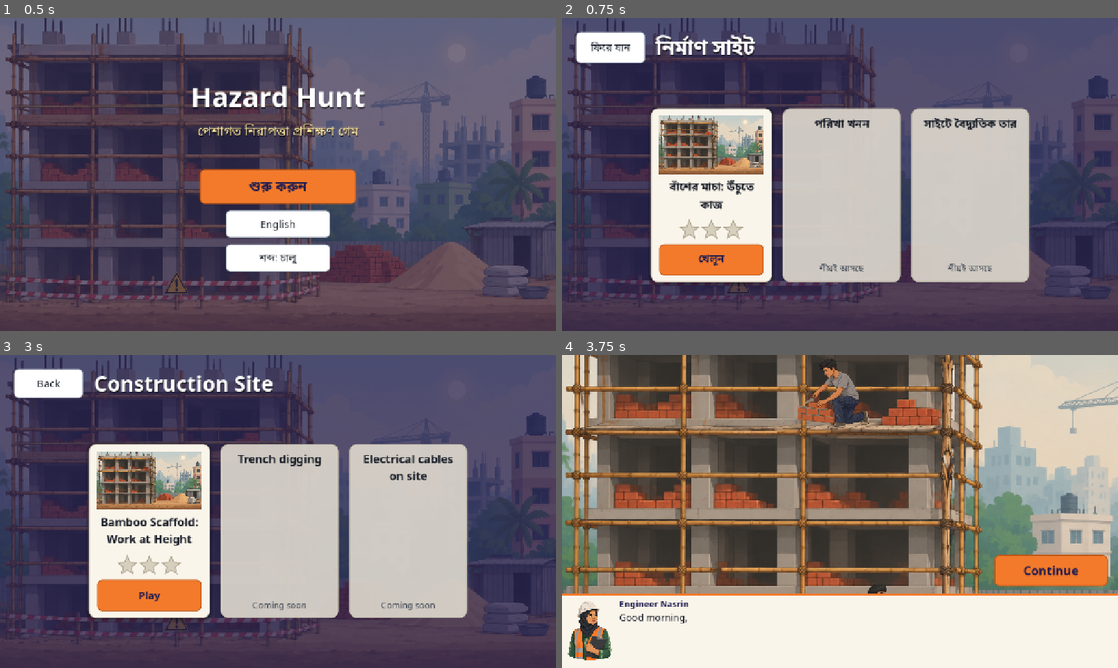
Above: before the commit, frames 1-4 (two rows, left to right).
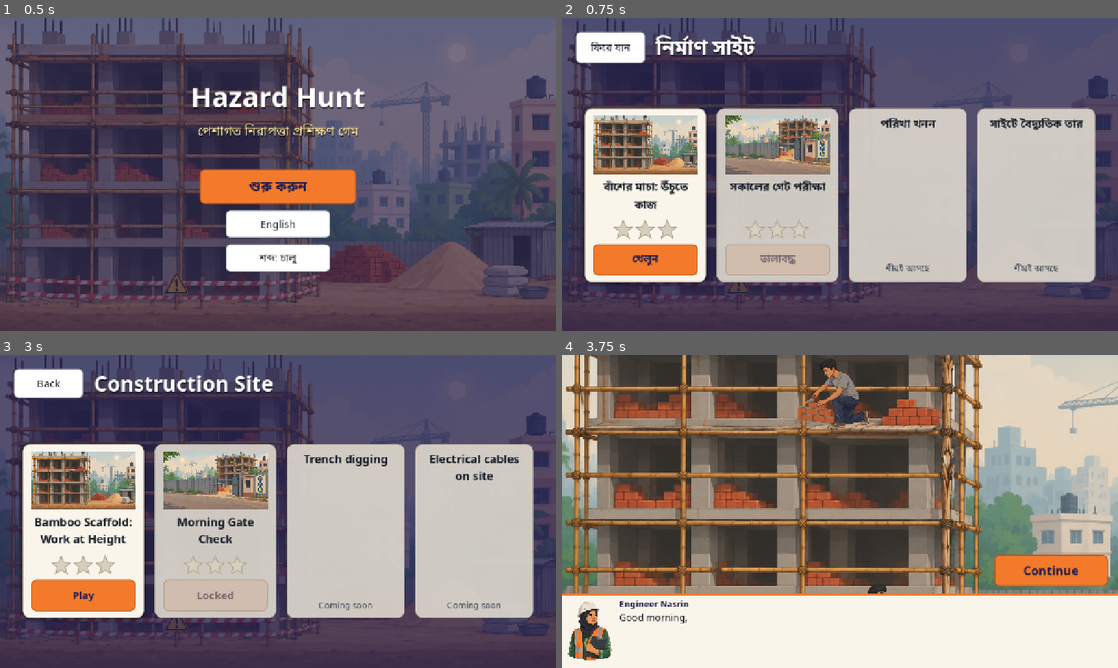
Above: after the commit, the same moments.

Repository: shourovrm/hazard-hunt
Game: Godot game, scene res://game/main_menu.tscn
Same seed, same stepped clock (60 frames per second), same inputs: the game is played once before the commit and once after it.
Inputs:
- Up to frame 1 (0.5 s): no input
- Up to frame 2 (0.75 s): click "শুরু করুন" at 0.5 s
- Up to frame 3 (3 s): click "ফিরে যান" at 1.25 s; click "English" at 2 s; click "Start" at 2.75 s
- Up to frame 4 (3.75 s): click "Play" at 3.5 s

Frame 1 is identical in both runs. In frame 2, 29% of the frame differs, in the area x 4-96%, y 28-86%; in frame 3, 29%, in the area x 4-96%, y 28-85%; in frame 4, nothing differs.

Commit message:
feat: add gate check scoring and hazard-free cases

Diff:
--- a/core/case_loader.gd
+++ b/core/case_loader.gd
@@ -4,9 +4,12 @@
 ## enough to play, so the UI never meets missing data.
 
 const REQUIRED_CASE_KEYS: Array[String] = ["id", "title", "scene", "intro", "hazards", "questions", "outcome"]
-const QUESTION_TYPES: Array[String] = ["single_choice", "multi_select", "ordering", "dialogue", "drag_ppe"]
+const QUESTION_TYPES: Array[String] = [
+	"single_choice", "multi_select", "ordering", "dialogue", "drag_ppe", "gate_check"
+]
 const DIALOGUE_QUALITIES: Array[String] = ["best", "ok", "fail"]
 const REQUIRED_LANGUAGES: Array[String] = ["en", "bn"]
+const GATE_WORKER_KEYS: Array[String] = ["id", "name", "image", "image_safe", "missing", "feedback"]
 
 
 static func load_case(path: String) -> Dictionary:
@@ -68,8 +71,9 @@
 static func _check_hazards(hazards: Variant, problems: Array[String]) -> void:
 	if hazards == null:
 		return
-	if not hazards is Array or hazards.is_empty():
-		problems.append("hazards: expected a non-empty array")
+	# An empty list is valid: a case such as the morning gate check has no hunt.
+	if not hazards is Array:
+		problems.append("hazards: expected an array")
 		return
 	for hazard in hazards:
 		if not hazard is Dictionary:
@@ -139,6 +143,8 @@
 			_check_ordering(question, where, problems)
 		"dialogue":
 			_check_dialogue(question, where, problems)
+		"gate_check":
+			_check_gate_check(question, where, problems)
 
 
 ## Validates the entries of `list_key` (options or items) and returns their ids.
@@ -213,3 +219,53 @@
 			best_count += 1
 	if best_count == 0:
 		problems.append("%s: needs at least one choice with quality 'best'" % where)
+
+
+static func _check_gate_check(question: Dictionary, where: String, problems: Array[String]) -> void:
+	var ppe_ids := _check_entries(question, "ppe_items", where, problems)
+	_check_ppe_icons(question.get("ppe_items"), where, problems)
+	_check_gate_workers(question.get("workers"), ppe_ids, where, problems)
+
+
+static func _check_ppe_icons(ppe_items: Variant, where: String, problems: Array[String]) -> void:
+	if not ppe_items is Array:
+		return  # _check_entries already reported the missing array
+	for item in ppe_items:
+		if not item is Dictionary:
+			continue  # _check_entries already reported the bad entry
+		var icon: Variant = item.get("icon")
+		if not icon is String or icon == "":
+			problems.append("%s: ppe item '%s' needs an 'icon' path" % [where, str(item.get("id", "?"))])
+
+
+static func _check_gate_workers(workers: Variant, ppe_ids: Array, where: String, problems: Array[String]) -> void:
+	if not workers is Array or workers.is_empty():
+		problems.append("%s: 'workers' must be a non-empty array" % where)
+		return
+	var seen_worker_ids: Array = []
+	for worker in workers:
+		if not worker is Dictionary:
+			problems.append("%s: every worker must be an object" % where)
+			continue
+		var worker_where := "%s worker '%s'" % [where, str(worker.get("id", "?"))]
+		for key in GATE_WORKER_KEYS:
+			if not worker.has(key):
+				problems.append("%s: missing '%s'" % [worker_where, key])
+		if worker.has("id"):
+			if worker["id"] in seen_worker_ids:
+				problems.append("%s: duplicate worker id" % worker_where)
+			seen_worker_ids.append(worker["id"])
+		_check_localized(worker.get("name"), worker_where + " name", problems)
+		_check_localized(worker.get("feedback"), worker_where + " feedback", problems)
+		_check_missing_items(worker.get("missing"), ppe_ids, worker_where, problems)
+
+
+static func _check_missing_items(missing: Variant, ppe_ids: Array, where: String, problems: Array[String]) -> void:
+	if missing == null:
+		return  # a missing key is reported by the caller
+	if not missing is Array:
+		problems.append("%s: 'missing' must be an array of ppe ids" % where)
+		return
+	for ppe_id in missing:
+		if ppe_id not in ppe_ids:
+			problems.append("%s: missing '%s' is not a ppe_items id" % [where, str(ppe_id)])
--- a/core/case_session.gd
+++ b/core/case_session.gd
@@ -27,6 +27,10 @@
 
 func begin_hazard_hunt() -> void:
 	if not _require_phase(Phase.INTRO, "begin_hazard_hunt"):
+		return
+	# With no hazards there is nothing to hunt, so the intro leads straight to the questions.
+	if case_data["hazards"].is_empty():
+		_change_phase(Phase.QUESTIONS)
 		return
 	_change_phase(Phase.HAZARD_HUNT)
 
@@ -85,7 +89,7 @@
 		return _last_correct_result
 	var question: Dictionary = case_data["questions"][_question_index]
 	var result_data := _evaluate_answer(question, answer)
-	_mistake_count += _mistakes_for_result(result_data)
+	_mistake_count += _mistakes_for_answer(question, answer, result_data)
 	if result_data["correct"]:
 		_current_question_answered = true
 		_last_correct_result = result_data
@@ -193,6 +197,8 @@
 	if question["type"] == "dialogue":
 		chosen_choice = _find_choice(question, answer)
 		quality = chosen_choice.get("quality", "fail")
+	elif question["type"] == "gate_check":
+		quality = _gate_check_quality(question, answer)
 	elif _is_correct_non_dialogue(question, answer):
 		quality = "best"
 	var correct := quality != "fail"
@@ -206,11 +212,47 @@
 	}
 
 
-func _mistakes_for_result(result_data: Dictionary) -> int:
-	# A wrong answer and a merely acceptable ("ok") dialogue choice each cost one mistake.
-	if not result_data["correct"] or result_data["quality"] == "ok":
+func _mistakes_for_answer(question: Dictionary, answer: Variant, result_data: Dictionary) -> int:
+	# A wrong submission costs one mistake. A complete gate check costs one per worker whose
+	# first decision was wrong. A merely acceptable ("ok") dialogue choice costs one.
+	if not result_data["correct"]:
+		return 1
+	if question["type"] == "gate_check":
+		return _count_wrong_workers(question, answer)
+	if result_data["quality"] == "ok":
 		return 1
 	return 0
+
+
+# Quality for a gate check: "fail" when a worker is missing from the answer, else "best" when
+# every first decision matched and "ok" when some did not.
+func _gate_check_quality(question: Dictionary, answer: Variant) -> String:
+	if not answer is Dictionary:
+		push_error("CaseSession: gate_check '%s' needs a Dictionary answer, got %s" % [question["id"], str(answer)])
+		return "fail"
+	for worker in question["workers"]:
+		if not answer.has(worker["id"]):
+			return "fail"
+		if not answer[worker["id"]] is Array:
+			push_error(
+				(
+					"CaseSession: gate_check '%s' answer for worker '%s' must be an Array"
+					% [question["id"], str(worker["id"])]
+				)
+			)
+			return "fail"
+	if _count_wrong_workers(question, answer) == 0:
+		return "best"
+	return "ok"
+
+
+func _count_wrong_workers(question: Dictionary, answer: Dictionary) -> int:
+	var wrong_worker_count := 0
+	for worker in question["workers"]:
+		var marked_ids := _as_sorted_strings(answer[worker["id"]])
+		if marked_ids != _as_sorted_strings(worker["missing"]):
+			wrong_worker_count += 1
+	return wrong_worker_count
 
 
 func _find_choice(question: Dictionary, choice_id: Variant) -> Dictionary:
